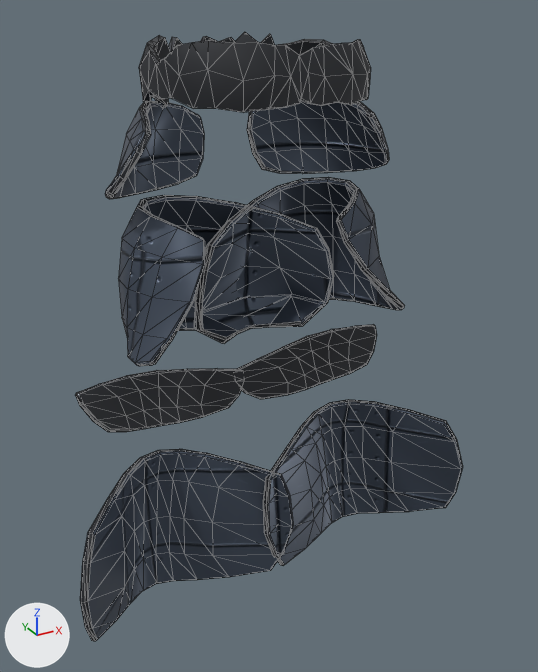
The glTF model art/armor/legs_bulwark.glb as it was, and as the next commit left it.
One viewpoint serves both versions: a 50 mm camera at (-0.525, -0.96, 1.12) aimed at (0.013, 0.018, 0.631). Lighting does not change. The marker at lower left points along +X, +Y and +Z. The first picture is the older version. Mesh edges are drawn as thin lines. Vertices at exactly the same position are counted once.

In view in the first picture: 'calf_l__greave_l', 'calf_l__knee_l.001', 'calf_r__greave_r', 'calf_r__knee_r.001', 'pelvis__belt.001', 'thigh_l__tasset_l', 'thigh_l__thigh_l.001', 'thigh_r__tasset_r', 'thigh_r__thigh_r.001'.
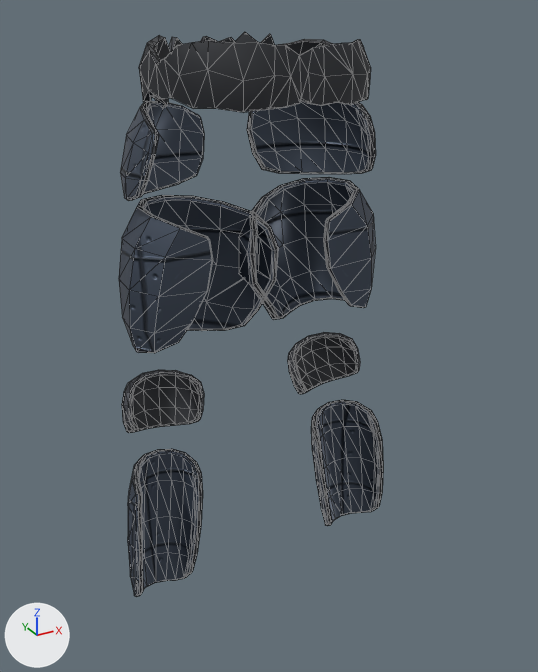
Changed parts and their boxes (x1, y1, x2, y2) in the pictures (538 x 672 px; the box of a moved part takes in the faces that stretch with it):
'thigh_l__thigh_l.001', reshaped (26% narrower, 8% shorter)
    before: (118, 195, 334, 366)
    after: (119, 195, 278, 353)
'calf_l__greave_l', reshaped (64% narrower, 23% shorter)
    before: (80, 449, 293, 641)
    after: (128, 449, 203, 597)
'thigh_r__thigh_r.001', reshaped (35% narrower, 15% shorter)
    before: (194, 177, 405, 344)
    after: (239, 177, 376, 319)
'calf_r__greave_r', reshaped (64% narrower, 24% shorter)
    before: (263, 400, 463, 566)
    after: (311, 400, 383, 526)
'thigh_r__tasset_r', reshaped (9% narrower)
    before: (247, 101, 389, 173)
    after: (247, 101, 376, 174)
'calf_l__knee_l.001', reshaped (51% narrower)
    before: (75, 368, 242, 432)
    after: (122, 370, 204, 433)
'thigh_l__tasset_l', reshaped (15% narrower)
    before: (105, 101, 204, 199)
    after: (120, 101, 204, 201)
'calf_r__knee_r.001', reshaped (48% narrower, 17% shorter)
    before: (237, 324, 377, 399)
    after: (288, 332, 360, 394)
part 5 of me_thigh_l__tasset_l, moved or reshaped
    before: (105, 107, 179, 199)
    after: (120, 107, 179, 201)
part 6 of me_thigh_l__tasset_l, surface changed
    before: (111, 117, 156, 199)
    after: (120, 118, 159, 199)
part 8 of me_thigh_r__tasset_r, moved or reshaped
    before: (275, 102, 389, 173)
    after: (275, 102, 374, 174)
part 9 of me_thigh_r__tasset_r, surface changed
    before: (303, 103, 388, 173)
    after: (302, 104, 376, 174)

Edits to the bpy script that builds the scene:
```text
Change me_calf_l__greave_l:
    remove me_calf_l__greave_l.from_pydata(...)  # 138 vertices, 272 faces; spans x -0.362..0.029, y -0.103..0.08, z 0.178..0.445
    add me_calf_l__greave_l.from_pydata(...)  # 138 vertices, 272 faces; spans x -0.255..-0.112, y -0.011..0.08, z 0.179..0.443
    me_calf_l__greave_l part 1: 128 of 138 vertices moved; they spanned x -0.362..0.029, y -0.103..0.074, z 0.178..0.445 and now span x -0.255..-0.112, y -0.011..0.076, z 0.179..0.443; mean shift (-0.007, 0.031, -0.001); largest move (0.022, -0.047, 0.291) -> (-0.134, 0.017, 0.306)
Change me_calf_l__knee_l_001:
    remove me_calf_l__knee_l_001.from_pydata(...)  # 96 vertices, 188 faces; spans x -0.29..0.012, y 0.066..0.122, z 0.472..0.57
    add me_calf_l__knee_l_001.from_pydata(...)  # 96 vertices, 188 faces; spans x -0.229..-0.083, y 0.052..0.118, z 0.472..0.57
    me_calf_l__knee_l_001 part 2
    95 vertices are removed from x -0.29..0.012, y 0.066..0.122, z 0.472..0.57
    188 faces are deleted
    95 vertices are added at x -0.229..-0.083, y 0.052..0.118, z 0.472..0.57
    108 new faces join them, mat_armor_trim
    80 new faces join them, mat_armor_metal
Change me_calf_r__greave_r:
    remove me_calf_r__greave_r.from_pydata(...)  # 138 vertices, 272 faces; spans x -0.029..0.362, y -0.103..0.08, z 0.178..0.445
    add me_calf_r__greave_r.from_pydata(...)  # 138 vertices, 272 faces; spans x 0.112..0.255, y -0.011..0.08, z 0.179..0.443
    me_calf_r__greave_r part 3: 128 of 138 vertices moved; they spanned x -0.029..0.362, y -0.103..0.074, z 0.178..0.445 and now span x 0.112..0.255, y -0.011..0.076, z 0.179..0.443; mean shift (0.007, 0.031, -0.001); largest move (-0.022, -0.047, 0.291) -> (0.134, 0.017, 0.306)
Change me_calf_r__knee_r_001:
    remove me_calf_r__knee_r_001.from_pydata(...)  # 96 vertices, 188 faces; spans x -0.012..0.29, y 0.066..0.122, z 0.472..0.57
    add me_calf_r__knee_r_001.from_pydata(...)  # 96 vertices, 188 faces; spans x 0.083..0.229, y 0.052..0.118, z 0.472..0.57
    me_calf_r__knee_r_001 part 4
    95 vertices are removed from x -0.012..0.29, y 0.066..0.122, z 0.472..0.57
    188 faces are deleted
    95 vertices are added at x 0.083..0.229, y 0.052..0.118, z 0.472..0.57
    108 new faces join them, mat_armor_trim
    80 new faces join them, mat_armor_metal
Change me_thigh_l__tasset_l:
    remove me_thigh_l__tasset_l.from_pydata(...)  # 98 vertices, 192 faces; spans x -0.236..-0.038, y -0.006..0.145, z 0.866..1.0
    add me_thigh_l__tasset_l.from_pydata(...)  # 96 vertices, 188 faces; spans x -0.204..-0.038, y -0.011..0.145, z 0.865..1.0
    me_thigh_l__tasset_l part 5
    6 vertices are removed from x -0.236..-0.227, y 0.016..0.022, z 0.889..0.897
    18 faces are deleted
    43 vertices move from x -0.23..-0.131, y -0.006..0.125, z 0.866..0.988 to x -0.204..-0.128, y -0.011..0.125, z 0.865..0.987
    4 vertices are added at (-0.198, 0.013, 0.886), (-0.195, 0.012, 0.884), (-0.186, 0.016, 0.887), (-0.19, 0.013, 0.884)
    6 new faces join them, mat_armor_heavy
    8 new faces join them, mat_armor_metal
    me_thigh_l__tasset_l part 6: 43 kept faces spanning x -0.204..-0.128, y -0.011..0.121, z 0.865..0.987 get new texture (UV) coordinates
Change me_thigh_l__thigh_l_001:
    remove me_thigh_l__thigh_l_001.from_pydata(...)  # 162 vertices, 320 faces; spans x -0.232..0.122, y -0.067..0.131, z 0.631..0.864
    add me_thigh_l__thigh_l_001.from_pydata(...)  # 162 vertices, 320 faces; spans x -0.218..0.027, y -0.018..0.131, z 0.638..0.864
    me_thigh_l__thigh_l_001 part 7: 141 vertices removed from x -0.232..0.122, y -0.067..0.122, z 0.631..0.864; 141 vertices added at x -0.218..0.027, y -0.018..0.122, z 0.638..0.864
Change me_thigh_r__tasset_r:
    remove me_thigh_r__tasset_r.from_pydata(...)  # 98 vertices, 192 faces; spans x 0.038..0.236, y -0.006..0.145, z 0.866..1.0
    add me_thigh_r__tasset_r.from_pydata(...)  # 96 vertices, 188 faces; spans x 0.038..0.204, y -0.011..0.145, z 0.865..1.0
    me_thigh_r__tasset_r part 8
    5 vertices are removed from x 0.227..0.235, y 0.016..0.022, z 0.889..0.896
    17 faces are deleted
    44 vertices move from x 0.131..0.236, y -0.006..0.125, z 0.866..0.988 to x 0.128..0.204, y -0.011..0.125, z 0.865..0.987
    3 vertices are added at (0.195, 0.012, 0.884), (0.186, 0.016, 0.887), (0.19, 0.013, 0.884)
    6 new faces join them, mat_armor_heavy
    7 new faces join them, mat_armor_metal
    me_thigh_r__tasset_r part 9: 46 kept faces spanning x 0.128..0.204, y -0.011..0.125, z 0.865..0.987 get new texture (UV) coordinates
Change me_thigh_r__thigh_r_001:
    remove me_thigh_r__thigh_r_001.from_pydata(...)  # 162 vertices, 320 faces; spans x -0.122..0.232, y -0.067..0.131, z 0.631..0.864
    add me_thigh_r__thigh_r_001.from_pydata(...)  # 162 vertices, 320 faces; spans x -0.027..0.218, y -0.018..0.131, z 0.638..0.864
    me_thigh_r__thigh_r_001 part 10: 141 vertices removed from x -0.122..0.232, y -0.067..0.122, z 0.631..0.864; 141 vertices added at x -0.027..0.218, y -0.018..0.122, z 0.638..0.864
```
